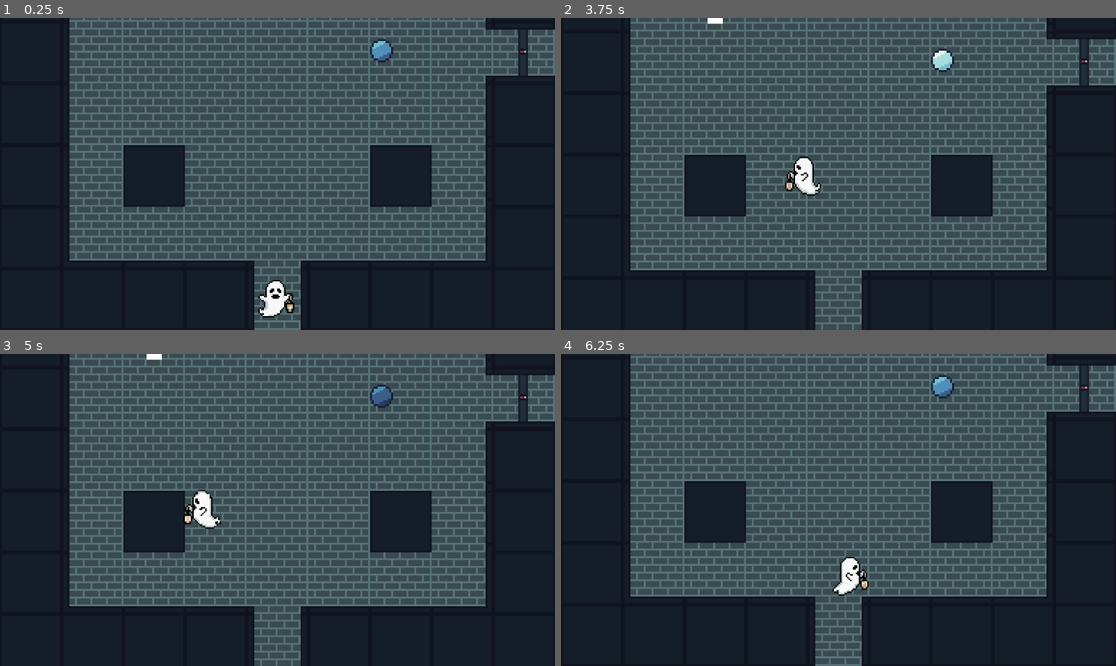
Above: before the commit, frames 1-4 (two rows, left to right).
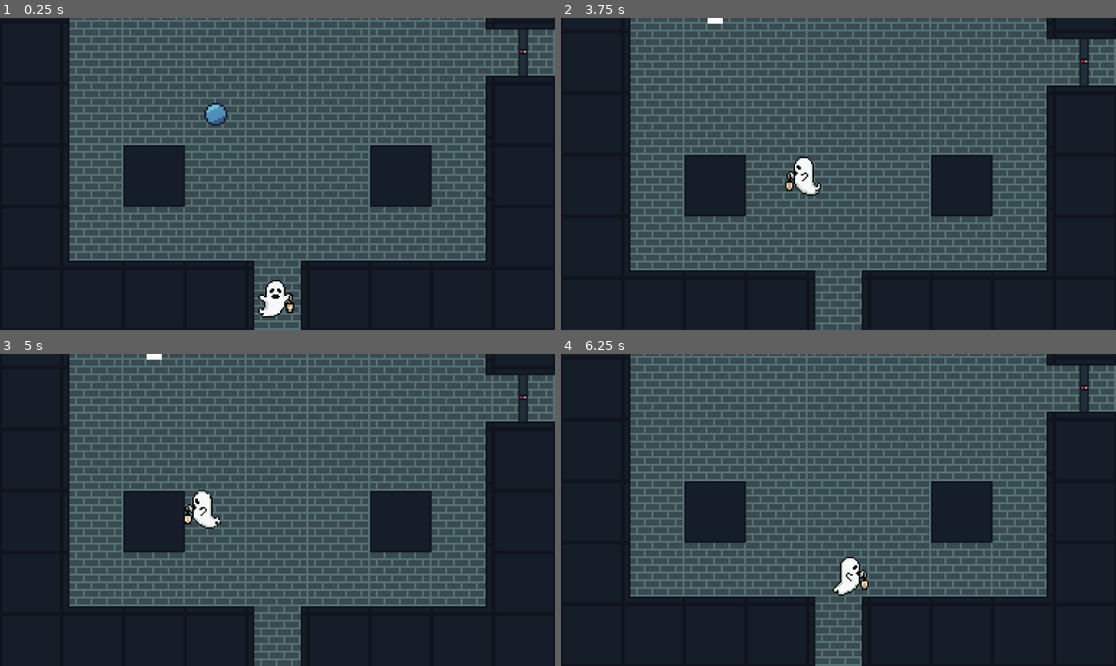
Above: after the commit, the same moments.

Repository: CISC204-S26/hw4-dbrownki-bradfost
Game: Godot game, scene res://Scenes/Rooms/room_1.tscn
Two runs of this game, one before a commit and one after it. Both use one fixed random seed, a clock stepped at 60 frames per second and the inputs below.
Inputs:
- Up to frame 1 (0.25 s): no input
- Up to frame 2 (3.75 s): hold D (move_right) 0.53-1.28 s; tap E (interact) every 0.75 s from 0.6 to 3.6 s; hold S (move_down) 1.28-2.03 s; hold D (move_right) 2.03-2.78 s; hold W (move_up) 2.78-3.53 s; hold A (move_left) from 3.53 s (still down)
- Up to frame 3 (5 s): keep holding A (move_left); tap E (interact) at 4.35 s
- Up to frame 4 (6.25 s): release A (move_left) at 5.03 s; hold S (move_down) 5.03-5.78 s; tap E (interact) at 5.1, 5.85 s; hold D (move_right) from 5.78 s (still down)

The runs differ from the first frame. In frame 1, 0.5% of the frame differs, in the area x 36-71%, y 6-35%; in frame 2, 0.2%; in frame 3, 0.2%; in frame 4, 0.2%.

Commit message:
Adds all other interactables

Diff:
--- /dev/null
+++ b/Scenes/Interactables/collectible_interactable.gd
@@ -0,0 +1,8 @@
+extends Interactable
+
+signal collectibleCollected
+
+func interact():
+	collectibleCollected.emit()
+	print("Hey you collected an orb and now have " + str(Global.orbsCollected) + " orbs")
+	queue_free()
--- /dev/null
+++ b/Scenes/Interactables/collectible_interactable.tscn
@@ -0,0 +1,59 @@
+[gd_scene format=3 uid="uid://b6n2il0p3jrj7"]
+
+[ext_resource type="Script" uid="uid://qjjxkpxdj8y0" path="res://Scenes/Interactables/collectible_interactable.gd" id="1_s8whp"]
+[ext_resource type="Texture2D" uid="uid://dog3kk28b6a3o" path="res://Assets/Orb.png" id="2_ustmg"]
+
+[sub_resource type="CircleShape2D" id="CircleShape2D_ghqkm"]
+radius = 24.0
+
+[sub_resource type="AtlasTexture" id="AtlasTexture_i0xkx"]
+atlas = ExtResource("2_ustmg")
+region = Rect2(0, 0, 32, 32)
+
+[sub_resource type="AtlasTexture" id="AtlasTexture_ba2wq"]
+atlas = ExtResource("2_ustmg")
+region = Rect2(32, 0, 32, 32)
+
+[sub_resource type="AtlasTexture" id="AtlasTexture_3rs20"]
+atlas = ExtResource("2_ustmg")
+region = Rect2(64, 0, 32, 32)
+
+[sub_resource type="AtlasTexture" id="AtlasTexture_piptf"]
+atlas = ExtResource("2_ustmg")
+region = Rect2(96, 0, 32, 32)
+
+[sub_resource type="SpriteFrames" id="SpriteFrames_bxkk4"]
+animations = [{
+"frames": [{
+"duration": 1.0,
+"texture": SubResource("AtlasTexture_i0xkx")
+}, {
+"duration": 1.0,
+"texture": SubResource("AtlasTexture_ba2wq")
+}, {
+"duration": 1.0,
+"texture": SubResource("AtlasTexture_3rs20")
+}, {
+"duration": 1.0,
+"texture": SubResource("AtlasTexture_piptf")
+}],
+"loop": true,
+"name": &"default",
+"speed": 4.0
+}]
+
+[node name="CollectibleInteractable" type="Area2D" unique_id=993458865]
+z_index = 1
+collision_layer = 2
+collision_mask = 0
+script = ExtResource("1_s8whp")
+metadata/_custom_type_script = "uid://uvv4u3lsh0oo"
+
+[node name="InteractableCollider" type="CollisionShape2D" parent="." unique_id=1717283165]
+shape = SubResource("CircleShape2D_ghqkm")
+debug_color = Color(0, 0, 1, 0.41960785)
+
+[node name="AnimatedSprite2D" type="AnimatedSprite2D" parent="InteractableCollider" unique_id=380231636]
+z_index = 1
+sprite_frames = SubResource("SpriteFrames_bxkk4")
+autoplay = "default"
--- a/Scenes/Interactables/switch_interactable.gd
+++ b/Scenes/Interactables/switch_interactable.gd
@@ -1,9 +1,10 @@
 extends Interactable
 
 @export var toggled = false
-signal onSwitchInteracted
+signal onSwitchInteracted(toggled: bool)
 
 func interact():
+	onSwitchInteracted.emit(toggled)
 	if toggled == false:
 		toggled = true
 		print("Switched ON")
--- a/Scenes/Interactables/switch_interactable.tscn
+++ b/Scenes/Interactables/switch_interactable.tscn
@@ -7,7 +7,7 @@
 
 [sub_resource type="QuadMesh" id="QuadMesh_wyuoi"]
 
-[node name="SwitchIntractable" type="Area2D" unique_id=993458865]
+[node name="SwitchInteractable" type="Area2D" unique_id=993458865]
 z_index = 1
 collision_layer = 2
 collision_mask = 0
--- a/Scenes/Rooms/room_1.tscn
+++ b/Scenes/Rooms/room_1.tscn
@@ -6,6 +6,8 @@
 [ext_resource type="Texture2D" uid="uid://dog3kk28b6a3o" path="res://Assets/Orb.png" id="3_i0xkx"]
 [ext_resource type="PackedScene" uid="uid://cqjf3bl2fbnsx" path="res://Scenes/Interactables/sign_interactable.tscn" id="4_476il"]
 [ext_resource type="Script" uid="uid://dcv2vm8sb0jyf" path="res://Scenes/Rooms/talkingScript.gd" id="4_ba2wq"]
+[ext_resource type="PackedScene" uid="uid://dd78n2bovx2le" path="res://Scenes/Interactables/switch_interactable.tscn" id="7_3rs20"]
+[ext_resource type="PackedScene" uid="uid://b6n2il0p3jrj7" path="res://Scenes/Interactables/collectible_interactable.tscn" id="8_piptf"]
 
 [sub_resource type="TileSetAtlasSource" id="TileSetAtlasSource_0gevy"]
 texture = ExtResource("1_3t5sg")
@@ -241,7 +243,7 @@
 
 [node name="AnimatedSprite2D" type="AnimatedSprite2D" parent="." unique_id=1618300061]
 z_index = 1
-position = Vector2(198, 271)
+position = Vector2(408, 144)
 sprite_frames = SubResource("SpriteFrames_0qggq")
 autoplay = "default"
 frame_progress = 0.7727621
@@ -265,6 +267,15 @@
 text = "Some Text"
 horizontal_alignment = 1
 vertical_alignment = 1
+
+[node name="SwitchIntractable" parent="." unique_id=454805954 instance=ExtResource("7_3rs20")]
+position = Vector2(208, 112)
+
+[node name="SwitchIntractable2" parent="." unique_id=297598597 instance=ExtResource("7_3rs20")]
+position = Vector2(80, 112)
+
+[node name="CollectibleInteractable" parent="." unique_id=661864919 instance=ExtResource("8_piptf")]
+position = Vector2(112, 304)
 
 [connection signal="enteredTalking" from="SignInteractable" to="Player" method="_on_entered_talking"]
 [connection signal="enteredTalking" from="SignInteractable" to="CanvasLayer/TextContainer" method="_on_entered_talking"]
@@ -276,3 +287,6 @@
 [connection signal="exitedTalking" from="SignInteractable2" to="Player" method="_on_exited_talking"]
 [connection signal="exitedTalking" from="SignInteractable2" to="CanvasLayer/TextContainer" method="_on_exited_talking"]
 [connection signal="showText" from="SignInteractable2" to="CanvasLayer/TextContainer" method="_on_show_text"]
+[connection signal="onSwitchInteracted" from="SwitchIntractable" to="Player" method="_on_switch_interacted"]
+[connection signal="onSwitchInteracted" from="SwitchIntractable2" to="Player" method="_on_switch_interacted"]
+[connection signal="collectibleCollected" from="CollectibleInteractable" to="Player" method="_on_collectible_collected"]
--- a/Scripts/GlobalScript.gd
+++ b/Scripts/GlobalScript.gd
@@ -1 +1,3 @@
 extends Node
+
+var orbsCollected = 0
--- a/Scripts/player.gd
+++ b/Scripts/player.gd
@@ -51,3 +51,11 @@
 
 func _on_exited_talking() -> void:
 	canMove = true
+
+
+func _on_switch_interacted(toggled: bool) -> void:
+	pass # Replace with function body.
+
+
+func _on_collectible_collected() -> void:
+	Global.orbsCollected += 1
Not shown, added: Scenes/Interactables/collectible_interactable.gd.uid
